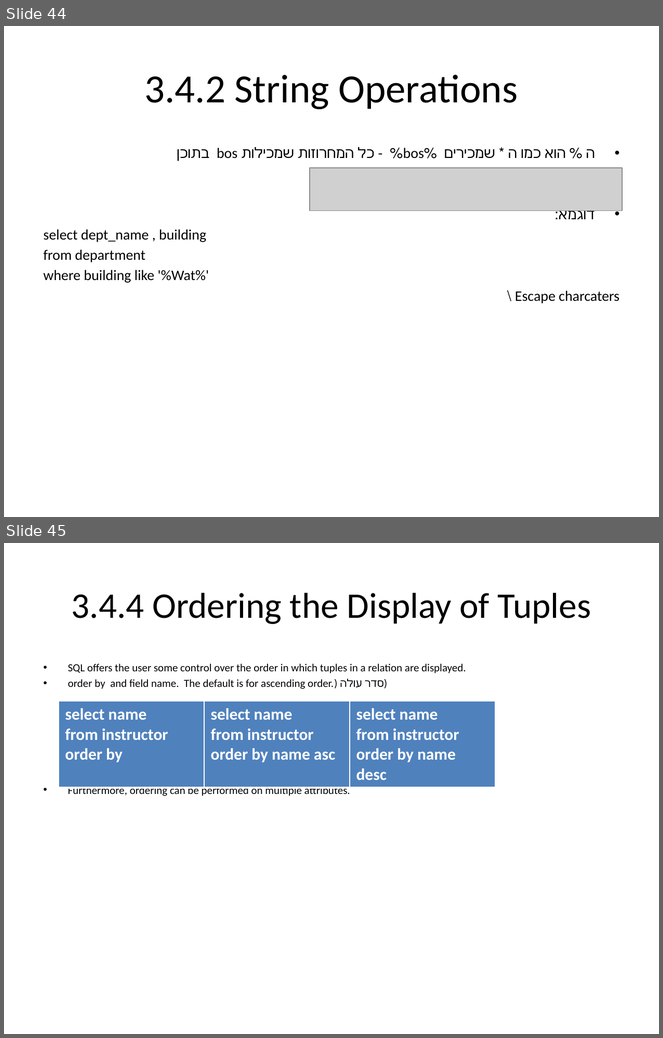
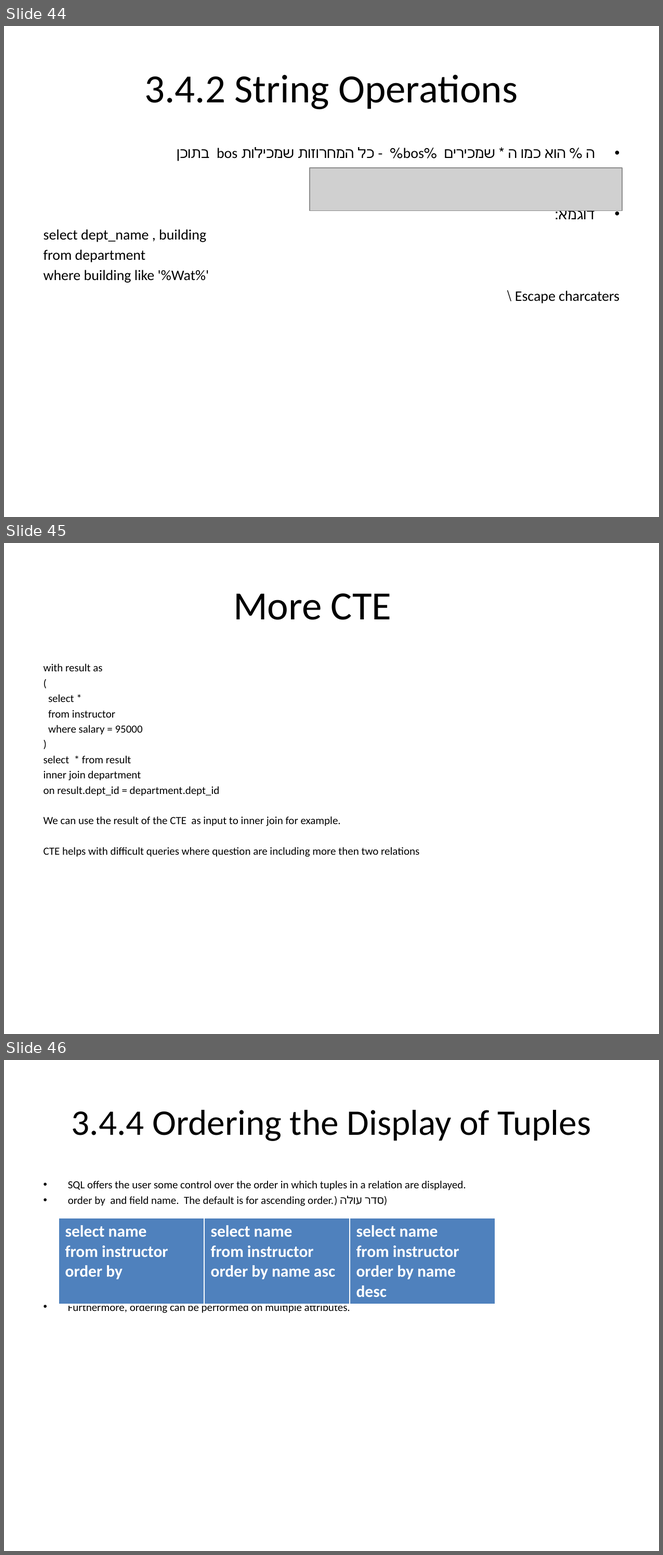
Before and after one commit to Kaitel/OOP, a slide deck: 20277 Database systems/Presentation.pptx. Shown one above the other, each under a label of ours: slides 44 and 45 before the commit, slides 44, 45 and 46 after it. The pictures are 663x1038 and 663x1555 pixels, drawn with LibreOffice and Linux fonts; fonts in the diff are those of the drawing; grey boxes stand for pictures. Boxes give left, top, right and bottom in pixels: in the first picture for what was removed or moved away, otherwise in the second. Text is boxed around its words. In the diff, an @@ line names an element or a change of style, - is before the commit and + after.

```diff
--- a/20277 Database systems/Presentation.pptx
+++ b/20277 Database systems/Presentation.pptx
@@ slide 45 added at bbox=[4, 543, 659, 1034], background #FFFFFF @@
@@ title added at bbox=[233, 593, 391, 620], 44 pt, text #000000 @@
+More CTE
@@ text added at bbox=[44, 664, 419, 857], 12 pt, text #000000 @@
+with result as
+(
+select *
+from instructor
+where salary = 95000
+)
+select * from result
+inner join department
+on result.dept_id = department.dept_id
+We can use the result of the CTE as input to inner join for example.
+CTE helps with difficult queries where question are including more then two relations
@@ what was slide 45 is now slide 46 @@
```
Also in this commit, not shown: 7 other files.
